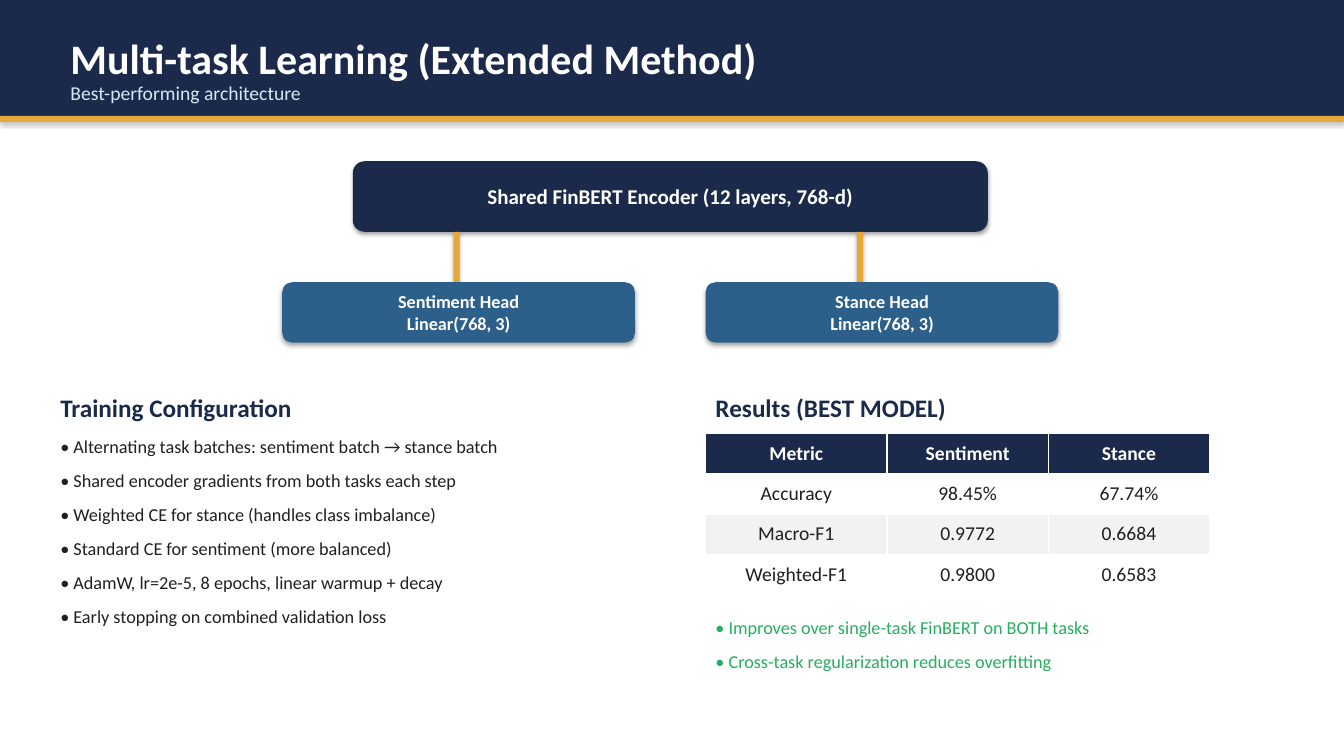
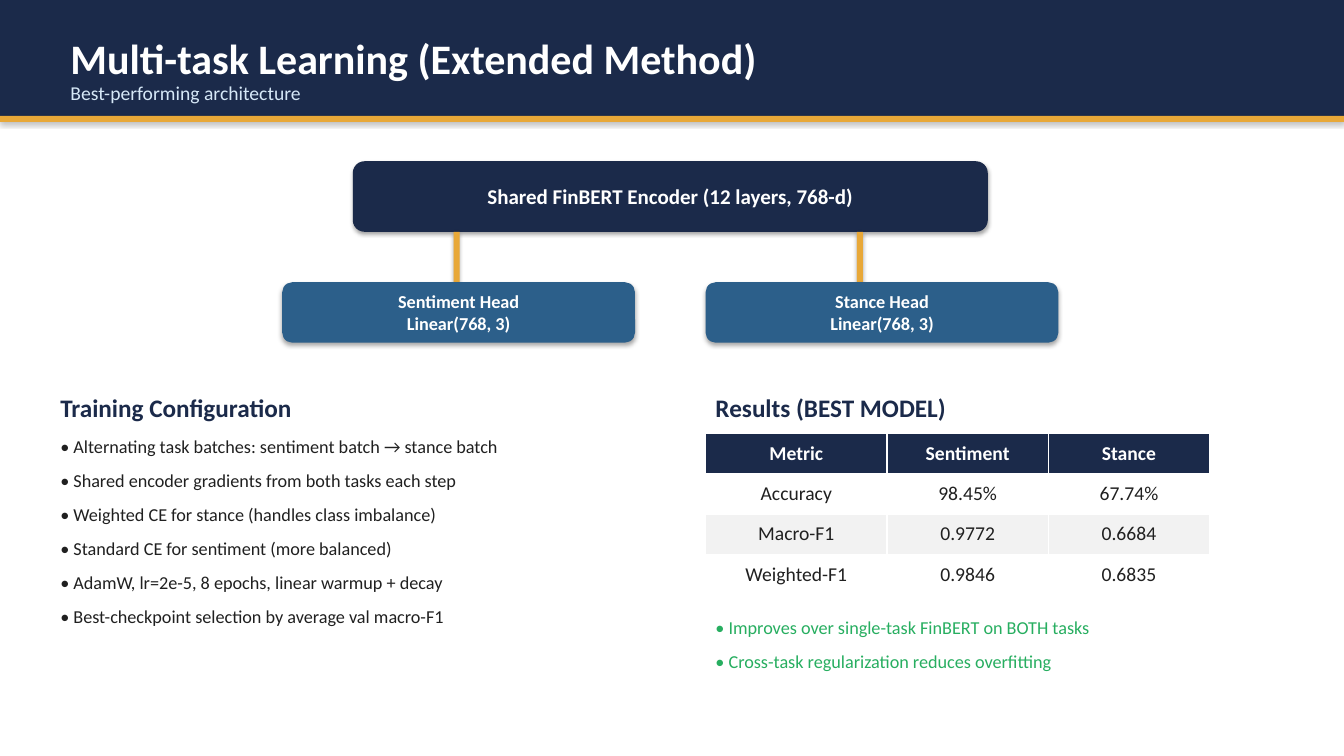
Before and after one commit to LouisNguyen1409/financial-nlp-stance-sentiment, a slide deck: slide 10 of presentation/COMP6713_Financial_NLP.pptx. Drawn at 1344x756 pixels with LibreOffice and Linux fonts; fonts in the diff are those of the drawing. Boxes give left, top, right and bottom in pixels: in the first picture for what was removed or moved away, otherwise in the second. Text is boxed around its words. In the diff, an @@ line names an element or a change of style, - is before the commit and + after.

```diff
--- a/presentation/COMP6713_Financial_NLP.pptx
+++ b/presentation/COMP6713_Financial_NLP.pptx
@@ table at <box>706,434,1210,595</box> @@
-row 4, column 2: 0.9800
+row 4, column 2: 0.9846
-row 4, column 3: 0.6583
+row 4, column 3: 0.6835
@@ text at <box>73,610,444,626</box>: text changed @@
-• Early stopping on combined validation loss
+• Best-checkpoint selection by average val macro-F1
```
Also in this commit, not shown: 7 other slides changed, 29 other files.
